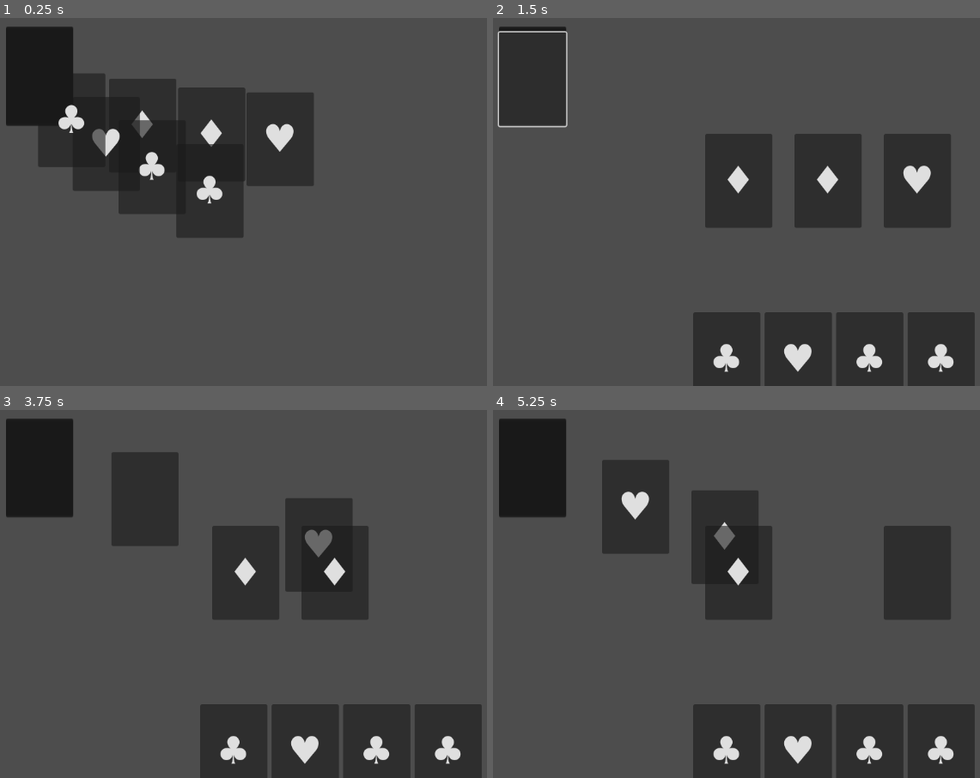
Above: before the commit, frames 1-4 (two rows, left to right).
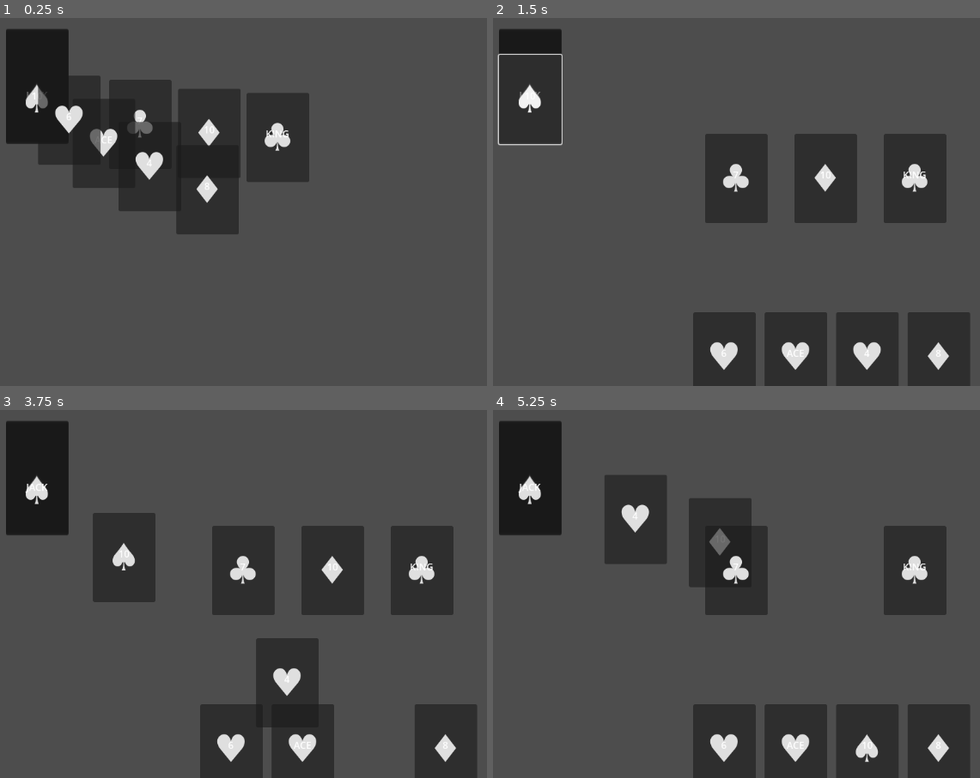
Above: after the commit, the same moments.

Repository: rajariandhana/GMTK-2025
Game: Godot game, scene res://game.tscn
Same seed, same stepped clock (60 frames per second), same inputs: the game is played once before the commit and once after it.
Inputs (mouse positions are in pixels of both pictures, inside the frame that each line leads up to):
- Up to frame 1 (0.25 s): no input
- Up to frame 2 (1.5 s): click (531, 73) at 0.52 s; click (531, 73) at 1.25 s, where only the run after the commit has a clickable "♠️"
- Up to frame 3 (3.75 s): click (38, 468) at 2.02 s; click (38, 468) at 2.75 s, where only the run after the commit has a clickable "♠️"; click "♥️" at 3.5 s
- Up to frame 4 (5.25 s): click "♦️" at 4.25 s; click (531, 472) at 5 s, where only the run after the commit has a clickable "♠️"

The runs differ from the first frame. In frame 1, 3.2% of the frame differs, in the area x 1-65%, y 2-60%; in frame 2, 4.6%; in frame 3, 18%, in the area x 1-99%, y 2-100%; in frame 4, 5.8%.

Commit message:
full deck, display card number

Diff:
--- a/card.gd
+++ b/card.gd
@@ -9,8 +9,54 @@
 @export var rank : int = Rank.NUMBER
 @export var suit : int = Suit.HEARTS
 
+@onready var label: Label = $Label
 
+func _ready() -> void:
+	pass
+	#print(has_node("Label"))
+	#print(label.text)
 
+func set_info(suit: int, value: int) -> void:
+	self.suit = suit
+	self.value = value
+	match value:
+		#0: rank.JOKER
+		1:
+			rank = Rank.ACE
+			label.text = "ACE"
+		11:
+			rank = Rank.JACK
+			label.text = "JACK"
+		12:
+			rank = Rank.QUEEN
+			label.text = "QUEEN"
+		13:
+			rank = Rank.KING
+			label.text = "KING"
+		_:
+			rank = Rank.NUMBER
+			label.text = str(value)
+	#print(get_info())
 
 func _on_button_up() -> void:
 	selected.emit(self)
+
+func get_value() -> String:
+	match value:
+		#0: return "JOKER"
+		1: return "ACE"
+		11: return "JACK"
+		12: return "QUEEN"
+		13: return "KING"
+	return str(value)
+
+func get_suit() -> String:
+	match suit:
+		0: return "HEARTS"
+		1: return "CLUBS"
+		2: return "DIAMONDS"
+		3: return "SPADES"
+	return ""
+
+func get_info() -> String:
+	return get_value() + " of " + get_suit()
--- a/card.tscn
+++ b/card.tscn
@@ -14,4 +14,13 @@
 script = ExtResource("1_kikvd")
 metadata/_custom_type_script = "uid://kkji060fqkls"
 
+[node name="Label" type="Label" parent="."]
+layout_mode = 0
+offset_top = 57.0
+offset_right = 105.0
+offset_bottom = 80.0
+text = "VALUE"
+horizontal_alignment = 1
+vertical_alignment = 1
+
 [connection signal="button_up" from="." to="." method="_on_button_up"]
--- a/game.gd
+++ b/game.gd
@@ -12,21 +12,37 @@
 
 var hand_limit : int = 4
 
-
 func _ready() -> void:
 
-	for i in 18:
-		var card_instance : Card = card_path.instantiate()
-		card_instance.connect("selected", card_selected)
-		card_instance.suit = randi_range(0, 2)
-		card_instance.text = ""
-		card_instance.position.y += 40 + i
-		card_instance.position.x += 10
-		deck.add_child(card_instance)
+	generate_cards()
+	shuffle_card()
+	var i=0
+	for card in deck.get_children():
+		card.position.y += 40 + i
+		card.position.x += 10
+		i+=1
+		#print(card.get_info())
 	await updraw()
 	#for i in deck.get_children():
 		#trash_card(i)
 		#await get_tree().create_timer(0.03).timeout
+
+func generate_cards():
+	for suit in range (suits.size()):
+		for value in range(1,14):
+			#var card_instance: Card = Card.new(i, value)
+			var card_instance : Card = card_path.instantiate()
+			deck.add_child(card_instance)
+			card_instance.set_info(suit, value)
+			card_instance.connect("selected", card_selected)
+
+func shuffle_card():
+	var children = deck.get_children()
+	children.shuffle()
+	for child in children:
+		deck.remove_child(child)
+	for child in children:
+		deck.add_child(child)
 
 func _physics_process(delta: float) -> void:
 	if state != State.IDLE:
